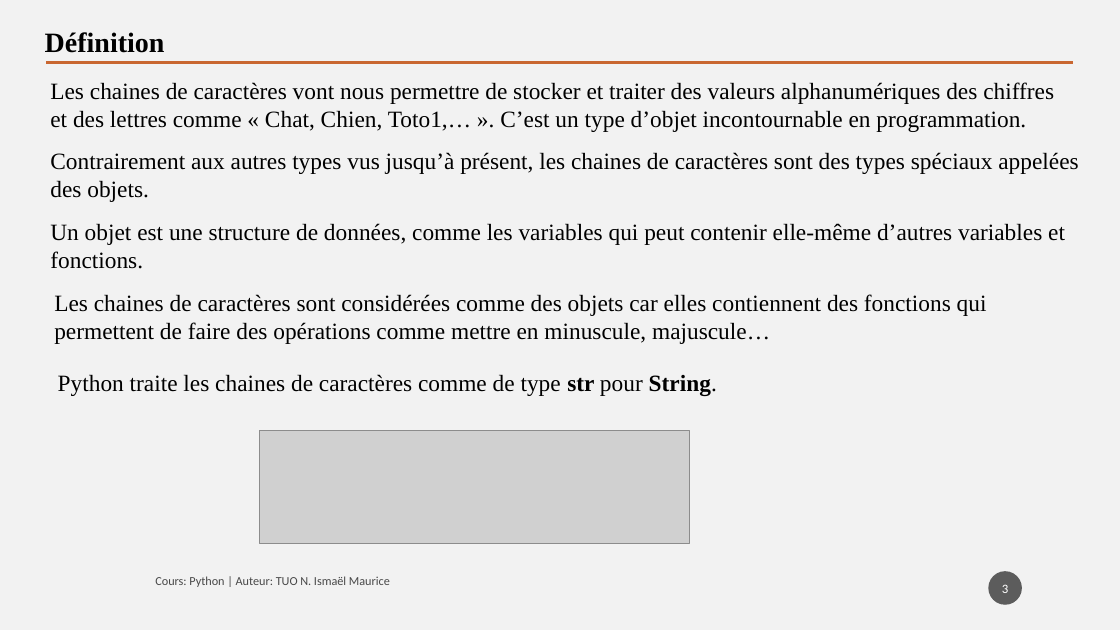
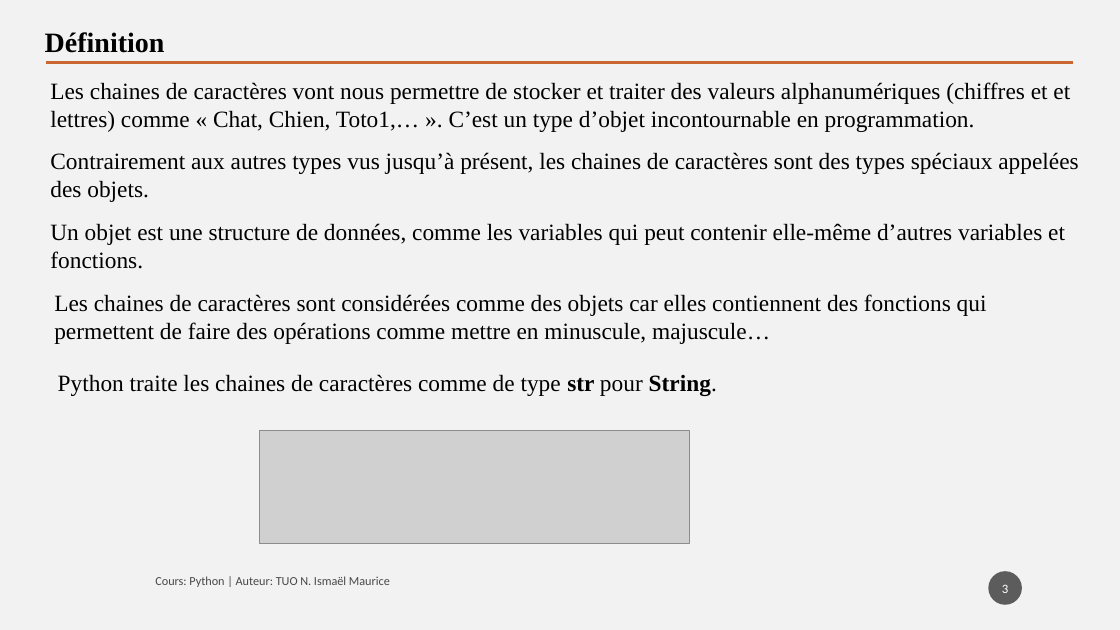
Before and after one commit to tisma95/cours-python, a slide deck: slide 3 of source/Chapitre 8 - Les chaines de caractères.pptx. Drawn at 1120x630 pixels with LibreOffice and Linux fonts; fonts in the diff are those of the drawing; grey boxes stand for pictures. Boxes give left, top, right and bottom in pixels: in the first picture for what was removed or moved away, otherwise in the second. Text is boxed around its words. In the diff, an @@ line names an element or a change of style, - is before the commit and + after.

```diff
--- a/source/Chapitre 8 - Les chaines de caractères.pptx
+++ b/source/Chapitre 8 - Les chaines de caractères.pptx
@@ text at (x1=50, y1=82, x2=1070, y2=132): text changed @@
-Les chaines de caractères vont nous permettre de stocker et traiter des valeurs alphanumériques des chiffres et des lettres comme « Chat, Chien, Toto1,… ». C’est un type d’objet incontournable en programmation.
+Les chaines de caractères vont nous permettre de stocker et traiter des valeurs alphanumériques (chiffres et et lettres) comme « Chat, Chien, Toto1,… ». C’est un type d’objet incontournable en programmation.
```
Also in this commit, not shown: 11 other slides changed, 5 slides added, 9 other files.
